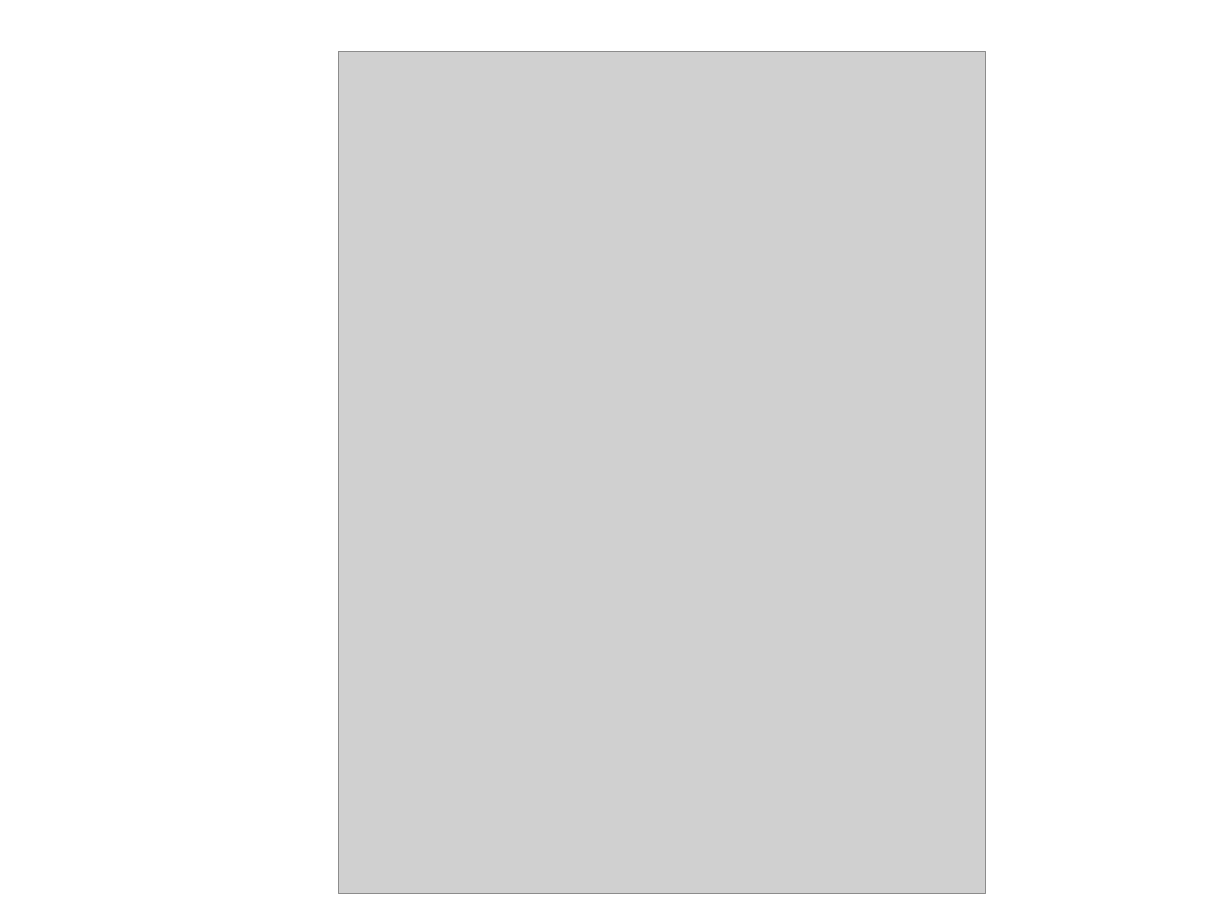
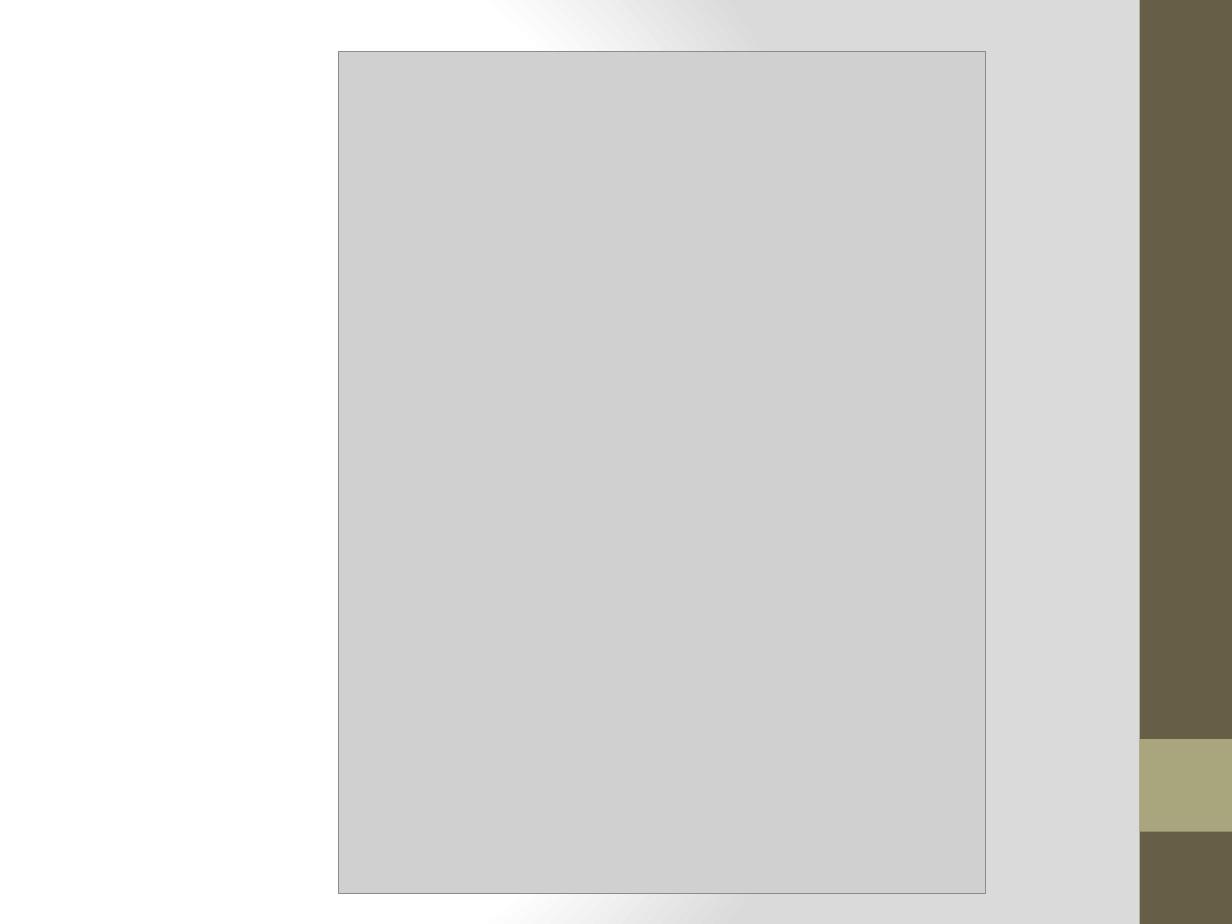
Before and after one commit to thien414/DD2, a slide deck: slide 6 of Baocao.pptx. Drawn at 1232x924 pixels with LibreOffice and Linux fonts; fonts in the diff are those of the drawing; grey boxes stand for pictures. Boxes give left, top, right and bottom in pixels: in the first picture for what was removed or moved away, otherwise in the second. Text is boxed around its words. In the diff, an @@ line names an element or a change of style, - is before the commit and + after.

```diff
--- a/Baocao.pptx
+++ b/Baocao.pptx
@@ background #FFFFFF to gradient #FFFFFF to #DADADA @@
@@ rectangle added at (x1=1140, y1=0, x2=1232, y2=924), fill #675E47 @@
@@ rectangle added at (x1=1140, y1=739, x2=1232, y2=832), fill #A9A57C @@
```
Also in this commit, not shown: 13 other slides changed, 1 other file.
